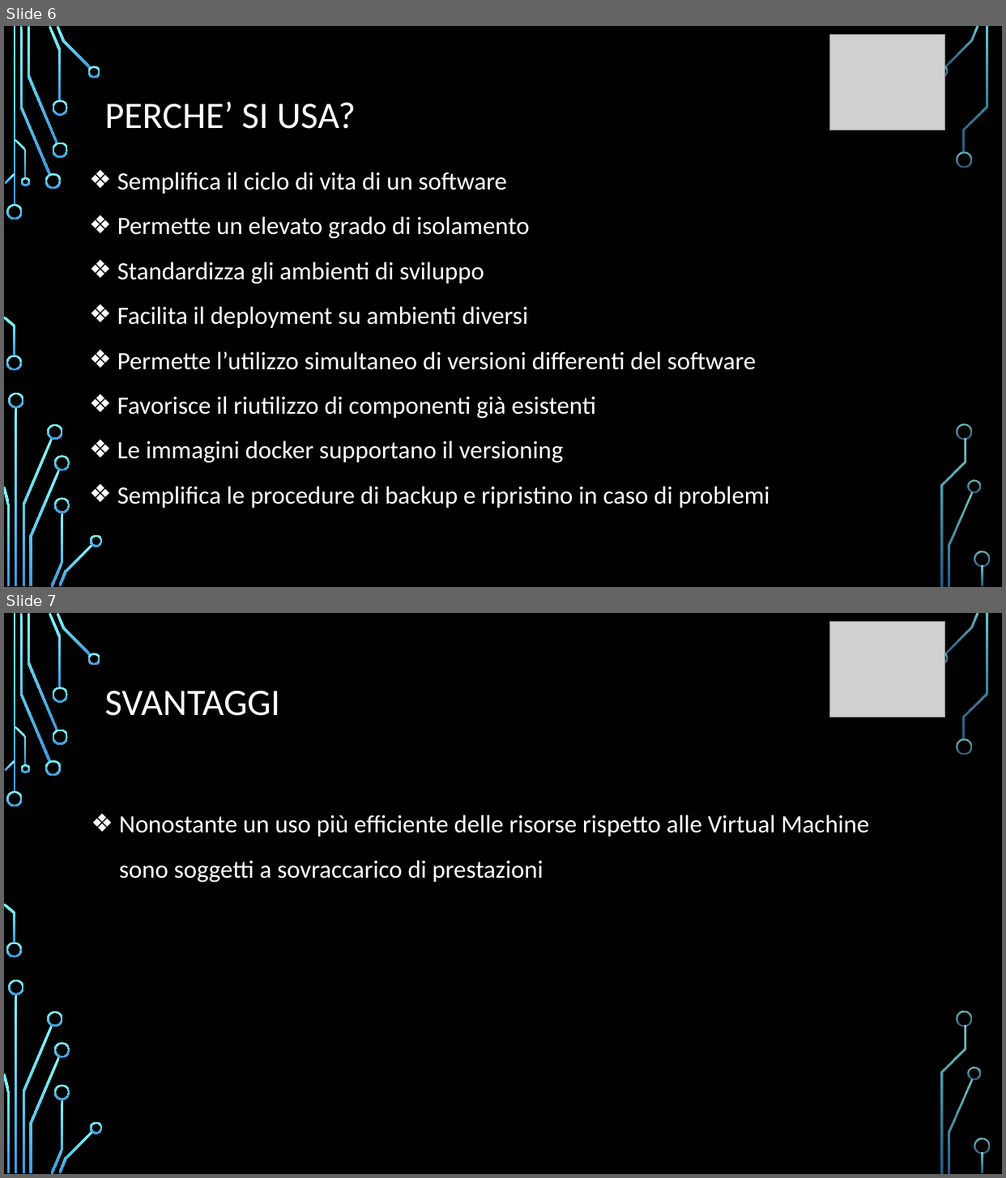
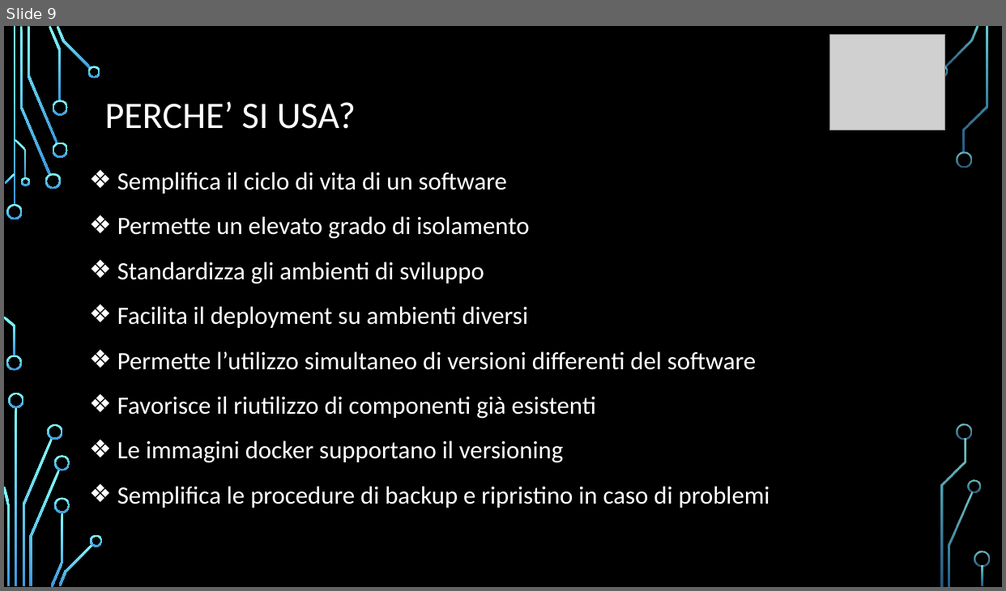
Before and after one commit to angelitadoria/Documenti-stage, a slide deck: prsentazione_DOCKER.pptx. Shown one above the other, each under a label of ours: slides 6 and 7 before the commit, slide 9 after it. The pictures are 1006x1178 and 1006x591 pixels, drawn with LibreOffice and Linux fonts; fonts in the diff are those of the drawing; grey boxes stand for pictures; background and template pictures are left out. Boxes give left, top, right and bottom in pixels: in the first picture for what was removed or moved away, otherwise in the second. Text is boxed around its words. In the diff, an @@ line names an element or a change of style, - is before the commit and + after.

```diff
--- a/prsentazione_DOCKER.pptx
+++ b/prsentazione_DOCKER.pptx
@@ slide 7 removed at [4, 613, 1002, 1174], background picture (left out); not listed: 36 template elements that a slide beside it also shows @@
@@ picture removed at [829, 621, 946, 717] @@
@@ title removed at [105, 691, 280, 716] @@
-SVANTAGGI
@@ text removed at [119, 815, 869, 883] @@
-❖ Nonostante un uso più efficiente delle risorse rispetto alle Virtual Machine sono soggetti a sovraccarico di prestazioni
@@ what was slide 6 is now slide 9 @@
```
Also in this commit, not shown: 3 slides changed, 4 slides added.
